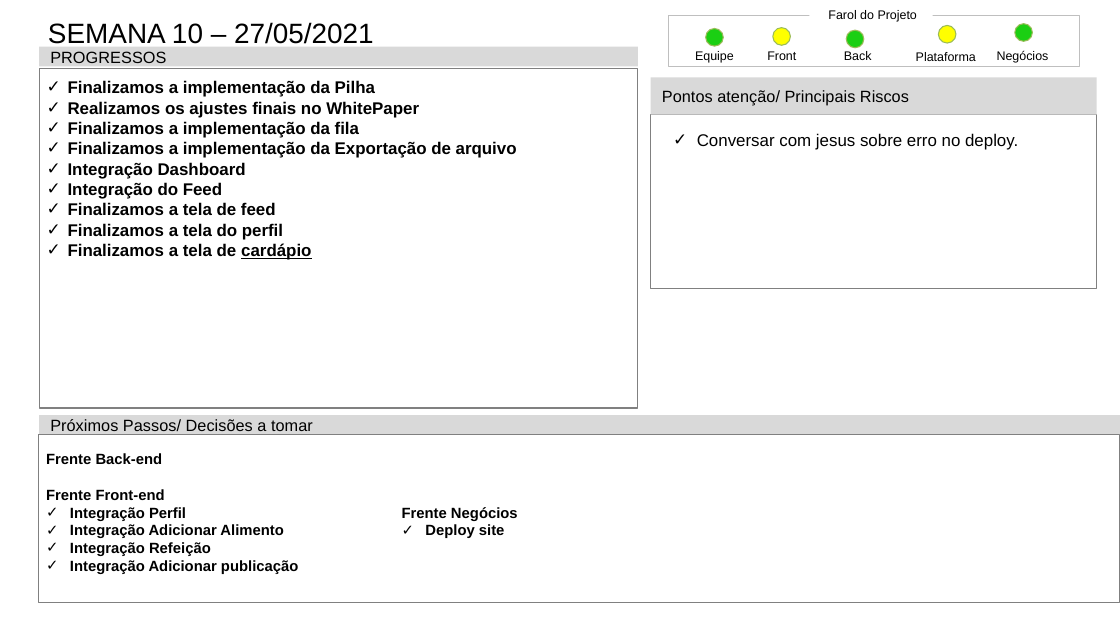
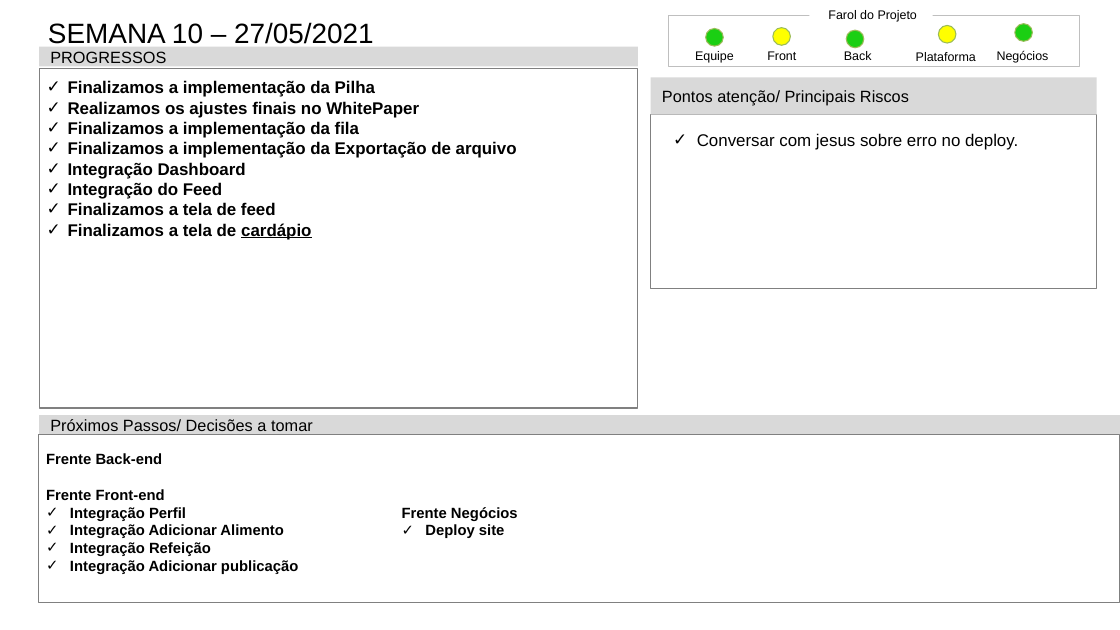
Before and after one commit to mileneoliveira/grupo04-react-web, a slide deck: slide 13 of Documentação/Status_Report/Mod_Status_Report-PI20202-att (1).pptx. Drawn at 1120x630 pixels with LibreOffice and Linux fonts; fonts in the diff are those of the drawing. Boxes give left, top, right and bottom in pixels: in the first picture for what was removed or moved away, otherwise in the second. Text is boxed around its words. In the diff, an @@ line names an element or a change of style, - is before the commit and + after.

```diff
--- a/Documentação/Status_Report/Mod_Status_Report-PI20202-att (1).pptx
+++ b/Documentação/Status_Report/Mod_Status_Report-PI20202-att (1).pptx
@@ text in rectangle at [68, 223, 283, 240]: paragraph removed @@
-✓ Finalizamos a tela do perfil
```
Also in this commit, not shown: 1 other file.
